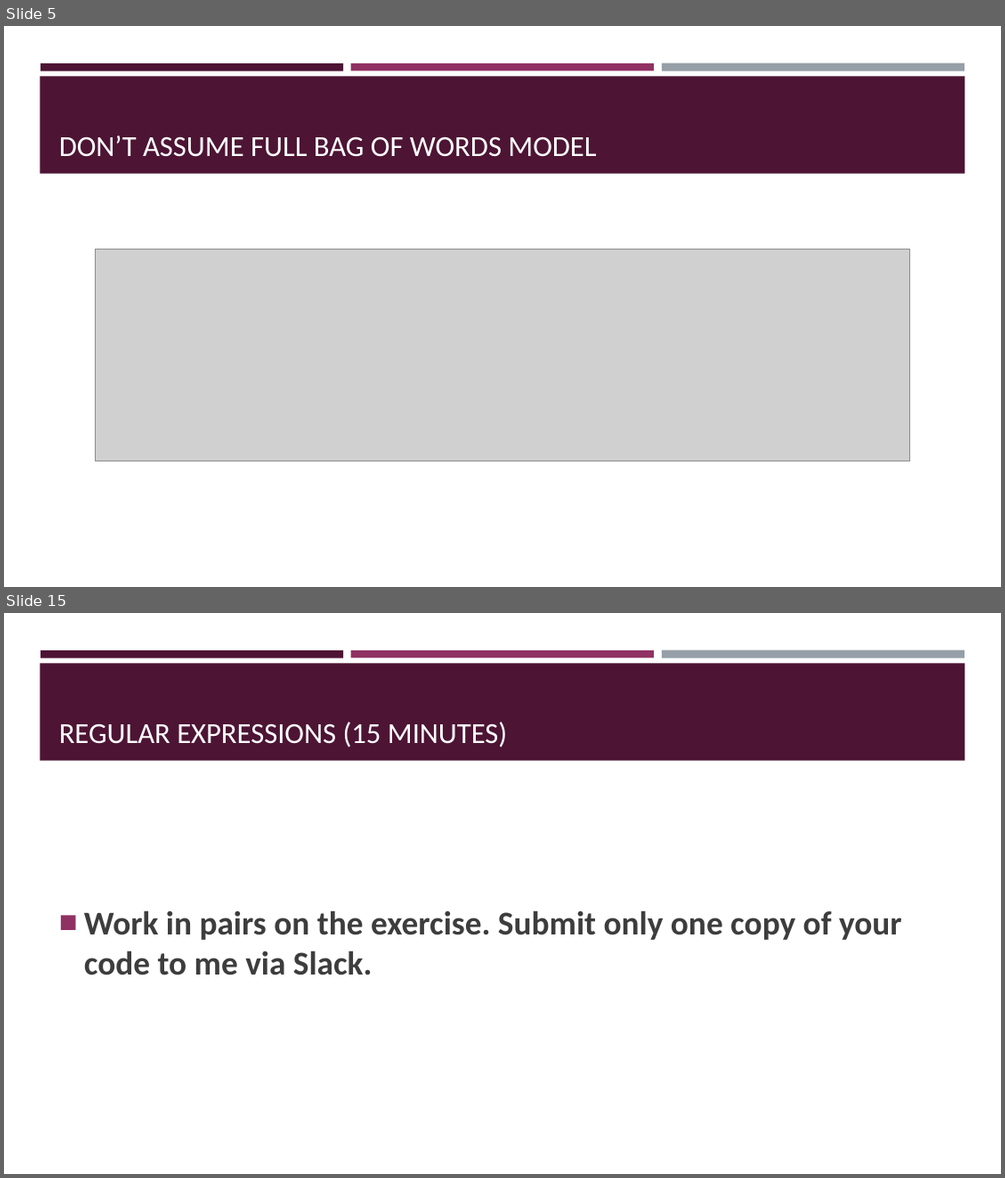
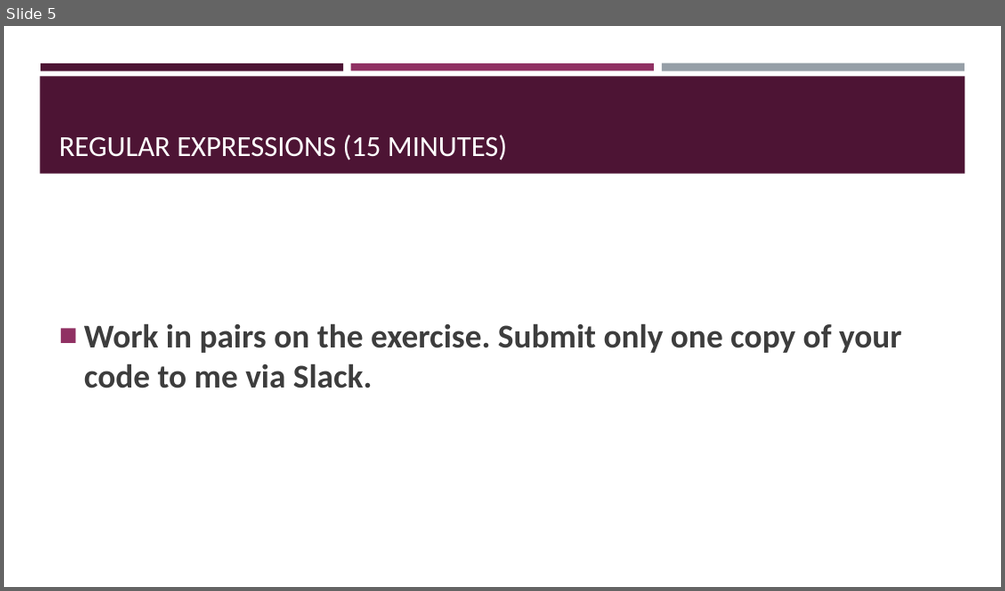
Before and after one commit to VarunDS/dso-599-text-analytics-nlp, a slide deck: week4/slides.pptx. Shown one above the other, each under a label of ours: slides 5 and 15 before the commit, slide 5 after it; the slides between them are not shown. The pictures are 1005x1178 and 1005x591 pixels, drawn with LibreOffice and Linux fonts; fonts in the diff are those of the drawing; grey boxes stand for pictures. Boxes give left, top, right and bottom in pixels: in the first picture for what was removed or moved away, otherwise in the second. Text is boxed around its words. In the diff, an @@ line names an element or a change of style, - is before the commit and + after.

```diff
--- a/week4/slides.pptx
+++ b/week4/slides.pptx
@@ slide 5 removed at (4, 26, 1001, 587), background #FFFFFF; not listed: 4 template elements that a slide beside it also shows @@
@@ title removed at (59, 135, 596, 157) @@
-DON’T ASSUME FULL BAG OF WORDS MODEL
@@ picture removed at (96, 248, 910, 460) @@
@@ what was slide 15 is now slide 5 @@
```
Also in this commit, not shown: 4 slides changed, 9 other slides removed, 3 other files.
